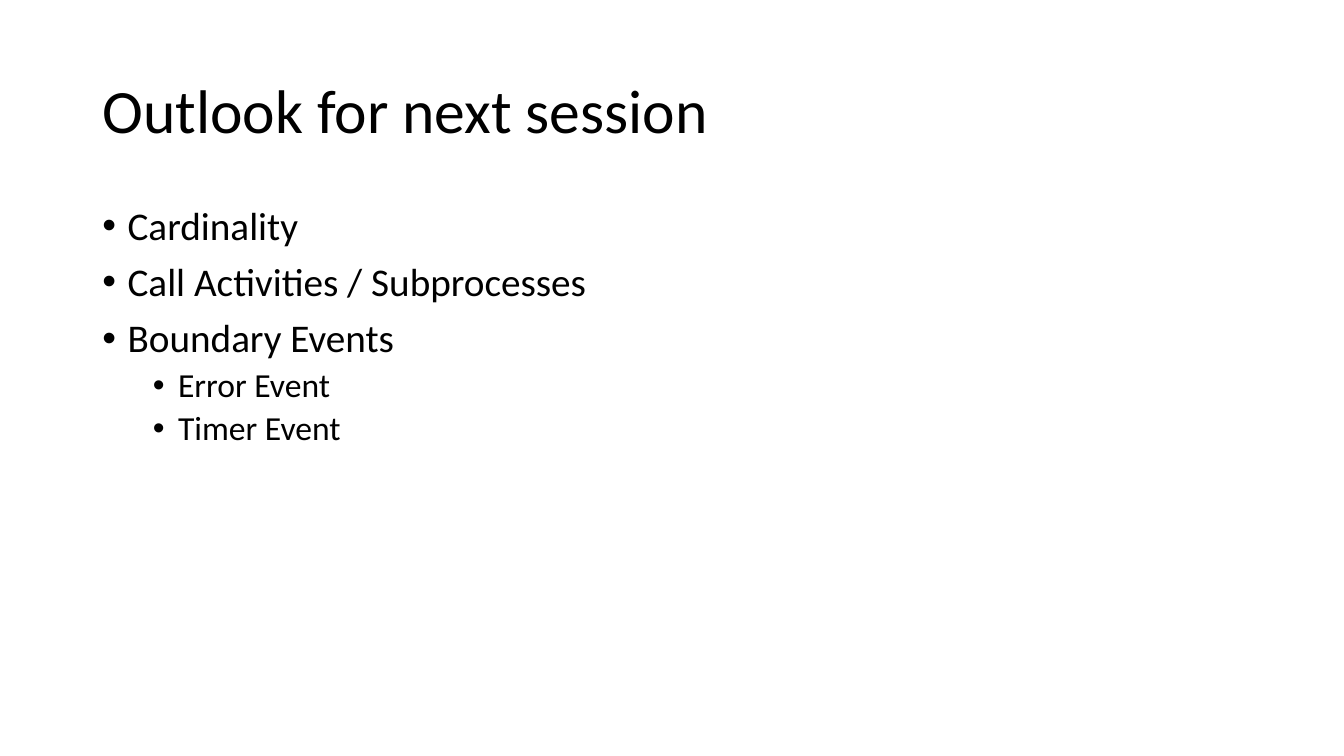
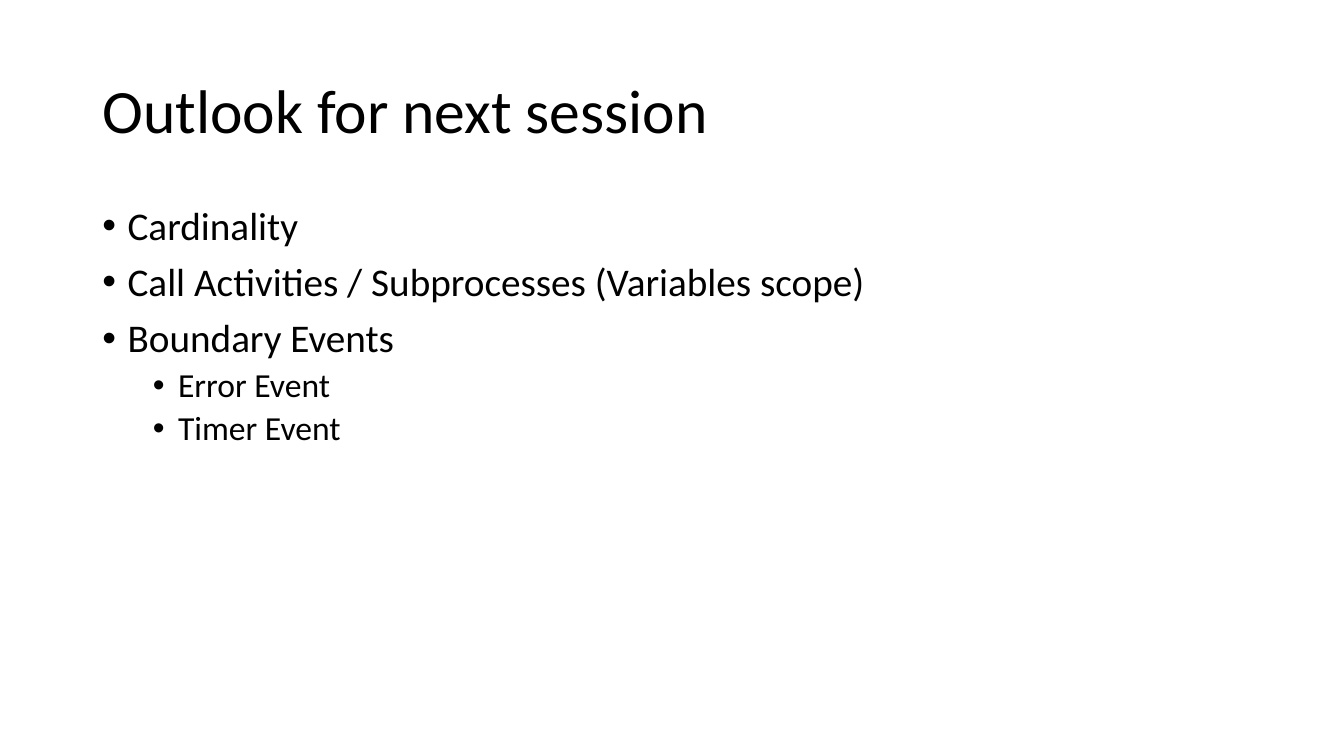
Before and after one commit to nkilchenmann/niks-flowable-demo, a slide deck: slide 12 of flowable-demo/src/main/resources/devsupport/Flowable_Demo.pptx. Drawn at 1344x756 pixels with LibreOffice and Linux fonts; fonts in the diff are those of the drawing. Boxes give left, top, right and bottom in pixels: in the first picture for what was removed or moved away, otherwise in the second. Text is boxed around its words. In the diff, an @@ line names an element or a change of style, - is before the commit and + after.

```diff
--- a/flowable-demo/src/main/resources/devsupport/Flowable_Demo.pptx
+++ b/flowable-demo/src/main/resources/devsupport/Flowable_Demo.pptx
@@ text at (128,267,864,303): text changed @@
-• Call Activities / Subprocesses
+• Call Activities / Subprocesses (Variables scope)
```
Also in this commit, not shown: 2 other slides changed, 2 other files.
